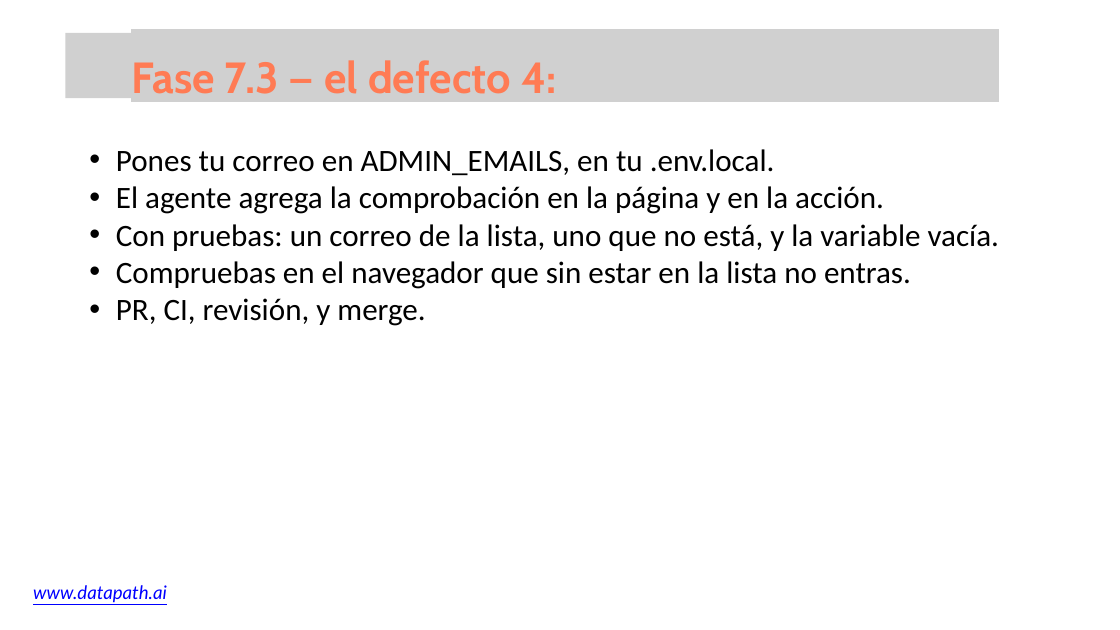
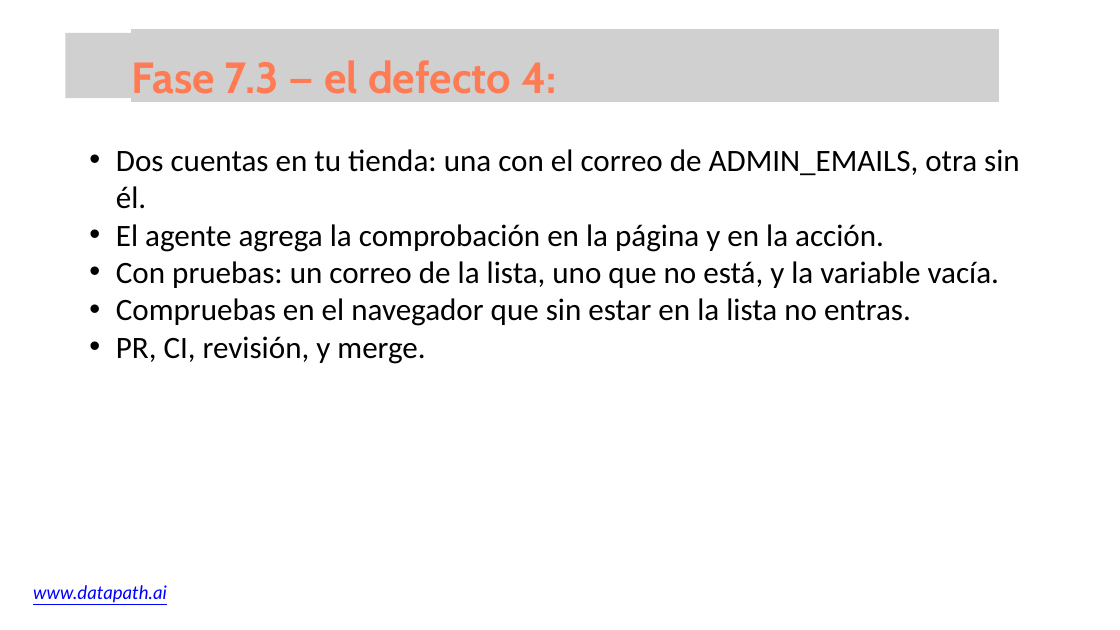
Before and after one commit to growlearnjo/merc_tech, a slide deck: slide 33 of doc_sesions/sesion7/Ed5_sesion7.pptx. Drawn at 1120x630 pixels with LibreOffice and Linux fonts; fonts in the diff are those of the drawing; grey boxes stand for pictures. Boxes give left, top, right and bottom in pixels: in the first picture for what was removed or moved away, otherwise in the second. Text is boxed around its words. In the diff, an @@ line names an element or a change of style, - is before the commit and + after.

```diff
--- a/doc_sesions/sesion7/Ed5_sesion7.pptx
+++ b/doc_sesions/sesion7/Ed5_sesion7.pptx
@@ text at box(116, 149, 1020, 209): text changed @@
-  • Pones tu correo en ADMIN_EMAILS, en tu .env.local.
+  • Dos cuentas en tu tienda: una con el correo de ADMIN_EMAILS, otra sin él.
```
Also in this commit, not shown: 2 other slides changed, 4 other files.
